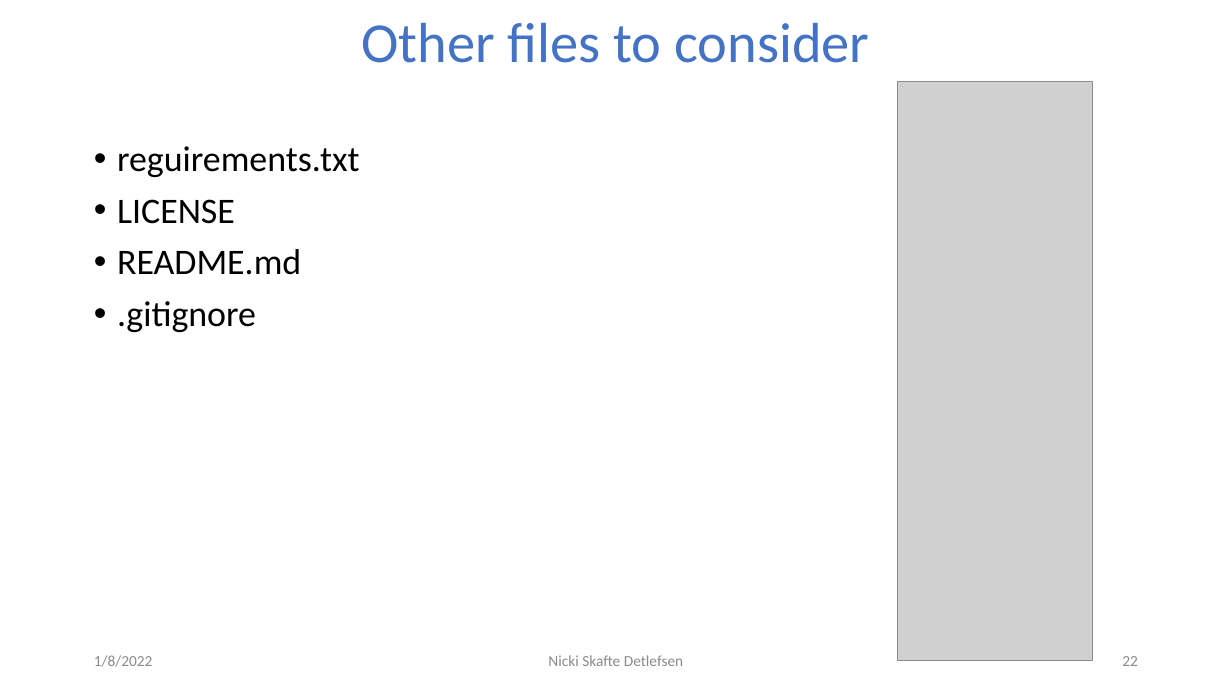
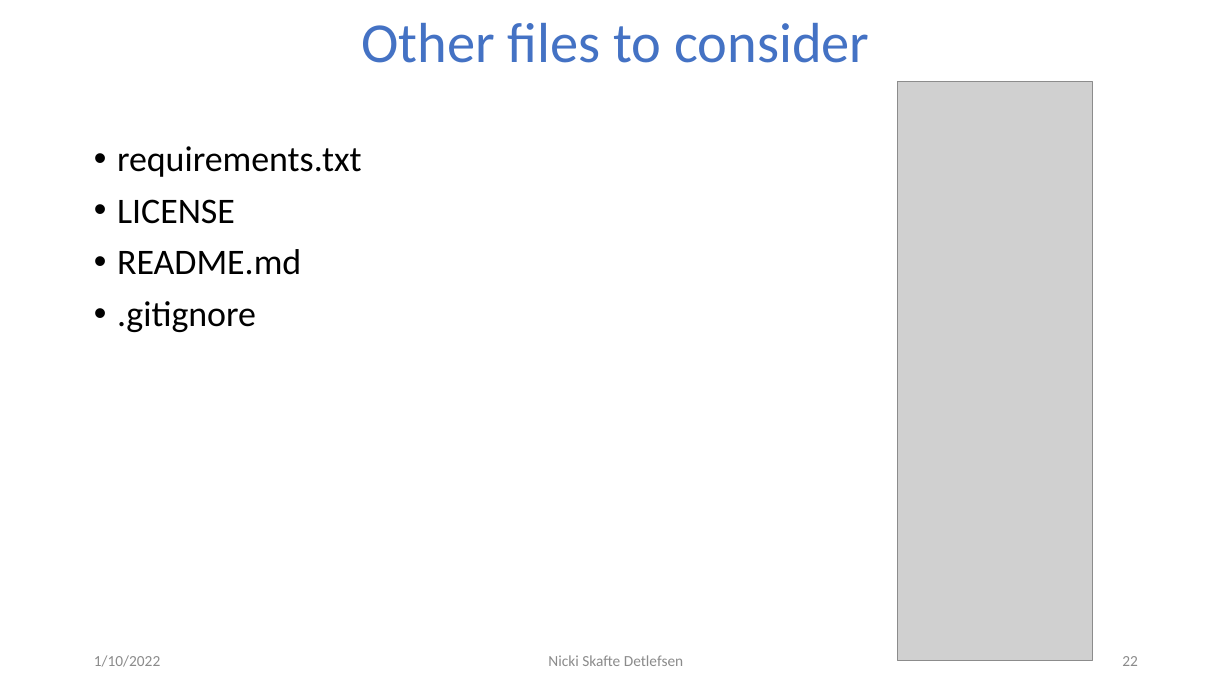
Before and after one commit to DeepEasterbunny/dtu_mlops, a slide deck: slide 22 of s5_continues_x/lecture/ci.pptx. Drawn at 1232x693 pixels with LibreOffice and Linux fonts; fonts in the diff are those of the drawing; grey boxes stand for pictures; background and template pictures are left out. Boxes give left, top, right and bottom in pixels: in the first picture for what was removed or moved away, otherwise in the second. Text is boxed around its words. In the diff, an @@ line names an element or a change of style, - is before the commit and + after.

```diff
--- a/s5_continues_x/lecture/ci.pptx
+++ b/s5_continues_x/lecture/ci.pptx
@@ text at [117, 146, 362, 177]: text changed @@
-• reguirements.txt
+• requirements.txt
@@ text at [94, 655, 160, 667]: text changed @@
-1/8/2022
+1/10/2022
```
Also in this commit, not shown: 22 other slides changed, 1 other file.
